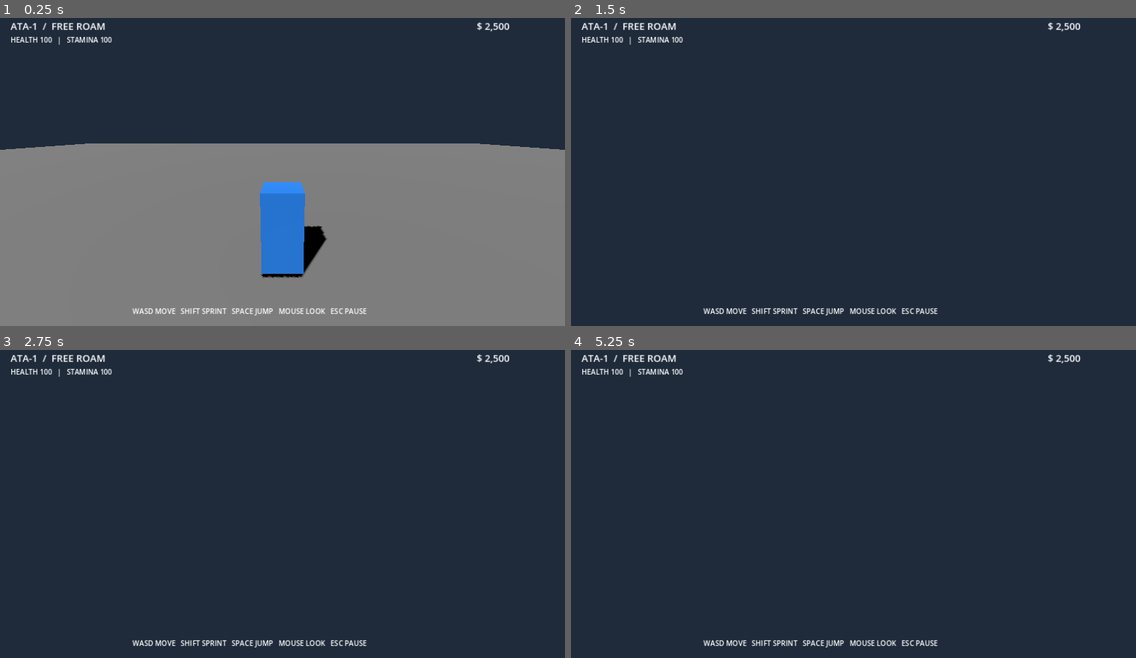
Above: before the commit, frames 1-4 (two rows, left to right).
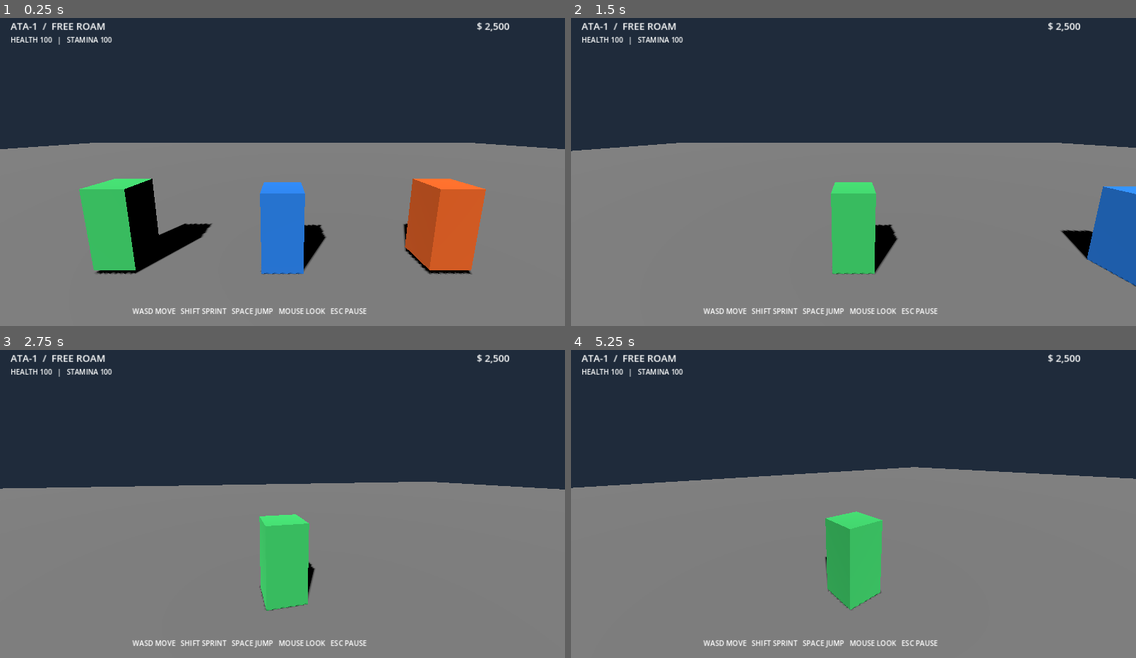
Above: after the commit, the same moments.

Repository: anirudhadebbarma031214-commits/ATA-1
Game: Godot game, scene res://scenes/main.tscn
Two runs of this game, one before a commit and one after it. Both use one fixed random seed, a clock stepped at 60 frames per second and the inputs below.
Inputs (mouse positions are in pixels of both pictures, inside the frame that each line leads up to):
- Up to frame 1 (0.25 s): no input
- Up to frame 2 (1.5 s): tap Enter at 0.5 s; move the mouse to (977, 150) at 0.52 s; hold D 0.53-1.28 s; tap 1 at 0.6 s; click (977, 150) at 0.67 s; tap Space at 0.77 s; move the mouse to (825, 168) at 1.27 s; hold W from 1.28 s (still down); tap 3 at 1.35 s
- Up to frame 3 (2.75 s): keep holding W; tap Space at 1.52 s; move the mouse to (293, 494) at 2.02 s; tap 0 at 2.1 s
- Up to frame 4 (5.25 s): keep holding W; move the mouse to (847, 504) at 2.77 s; tap Shift at 2.85 s; tap Space at 3.02, 3.77, 4.52 s; move the mouse to (893, 504) at 3.52 s; tap 1 at 3.6 s; move the mouse to (808, 494) at 4.27 s; tap 3 at 4.35 s; move the mouse to (859, 500) at 5.02 s; tap 0 at 5.1 s

The runs differ from the first frame. In frame 1, 8.3% of the frame differs, in the area x 0-100%, y 40-85%; in frame 2, 59%; in frame 3, 56%; in frame 4, 59%, in the area x 0-100%, y 37-100%.

Commit message:
Add three selectable main characters

Diff:
--- a/scenes/main.tscn
+++ b/scenes/main.tscn
@@ -27,24 +27,69 @@
 [node name="GroundCollision" type="CollisionShape3D" parent="Ground"]
 shape = SubResource("BoxShape_ground")
 
-[node name="Player" type="CharacterBody3D" parent="."]
+[node name="Alex" type="CharacterBody3D" parent="."]
 position = Vector3(0, 1.1, 0)
 script = ExtResource("1_player")
+character_index = 1
+character_name = "ALEX"
+is_active = true
 
-[node name="BodyMesh" type="MeshInstance3D" parent="Player"]
+[node name="BodyMesh" type="MeshInstance3D" parent="Alex"]
 mesh = SubResource("BoxMesh_player")
 
-[node name="CollisionShape3D" type="CollisionShape3D" parent="Player"]
+[node name="CollisionShape3D" type="CollisionShape3D" parent="Alex"]
 shape = SubResource("BoxShape_player")
 
-[node name="CameraRig" type="Node3D" parent="Player"]
+[node name="CameraRig" type="Node3D" parent="Alex"]
 
-[node name="SpringArm3D" type="SpringArm3D" parent="Player/CameraRig"]
+[node name="SpringArm3D" type="SpringArm3D" parent="Alex/CameraRig"]
 spring_length = 5.0
 collision_mask = 1
 
-[node name="Camera3D" type="Camera3D" parent="Player/CameraRig/SpringArm3D"]
+[node name="Camera3D" type="Camera3D" parent="Alex/CameraRig/SpringArm3D"]
 current = true
+
+[node name="Maya" type="CharacterBody3D" parent="."]
+position = Vector3(4, 1.1, 0)
+script = ExtResource("1_player")
+character_index = 2
+character_name = "MAYA"
+is_active = false
+
+[node name="BodyMesh" type="MeshInstance3D" parent="Maya"]
+mesh = SubResource("BoxMesh_player")
+
+[node name="CollisionShape3D" type="CollisionShape3D" parent="Maya"]
+shape = SubResource("BoxShape_player")
+
+[node name="CameraRig" type="Node3D" parent="Maya"]
+
+[node name="SpringArm3D" type="SpringArm3D" parent="Maya/CameraRig"]
+spring_length = 5.0
+collision_mask = 1
+
+[node name="Camera3D" type="Camera3D" parent="Maya/CameraRig/SpringArm3D"]
+
+[node name="Ravi" type="CharacterBody3D" parent="."]
+position = Vector3(-4, 1.1, 0)
+script = ExtResource("1_player")
+character_index = 3
+character_name = "RAVI"
+is_active = false
+
+[node name="BodyMesh" type="MeshInstance3D" parent="Ravi"]
+mesh = SubResource("BoxMesh_player")
+
+[node name="CollisionShape3D" type="CollisionShape3D" parent="Ravi"]
+shape = SubResource("BoxShape_player")
+
+[node name="CameraRig" type="Node3D" parent="Ravi"]
+
+[node name="SpringArm3D" type="SpringArm3D" parent="Ravi/CameraRig"]
+spring_length = 5.0
+collision_mask = 1
+
+[node name="Camera3D" type="Camera3D" parent="Ravi/CameraRig/SpringArm3D"]
 
 [node name="HUD" type="CanvasLayer" parent="."]
 script = ExtResource("2_hud")
